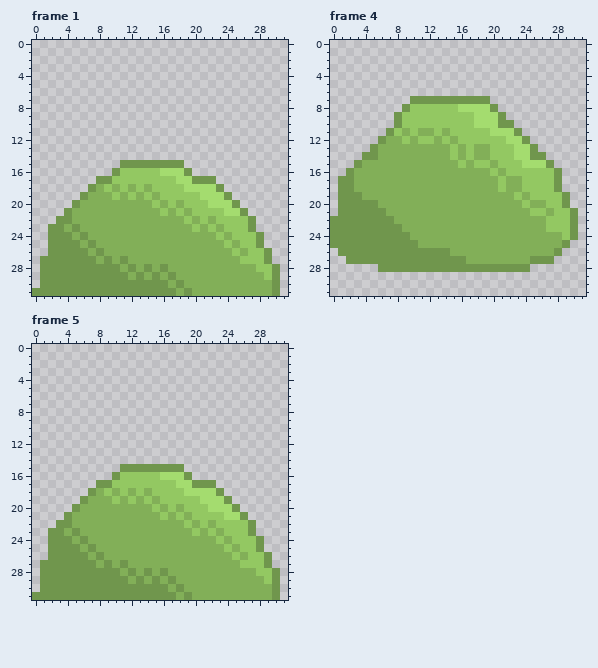
Two states of a pixel-art file, Content/Game/General/Entities/Enemies/Slime/Slime.aseprite. This is how it looked before the edit.
32x32 pixels, 5 frames. Colours within 5 levels of each other are drawn and written as one. Shown: frame 1, frame 4, frame 5. The commit also changed other frames, which this record leaves out.
The result:
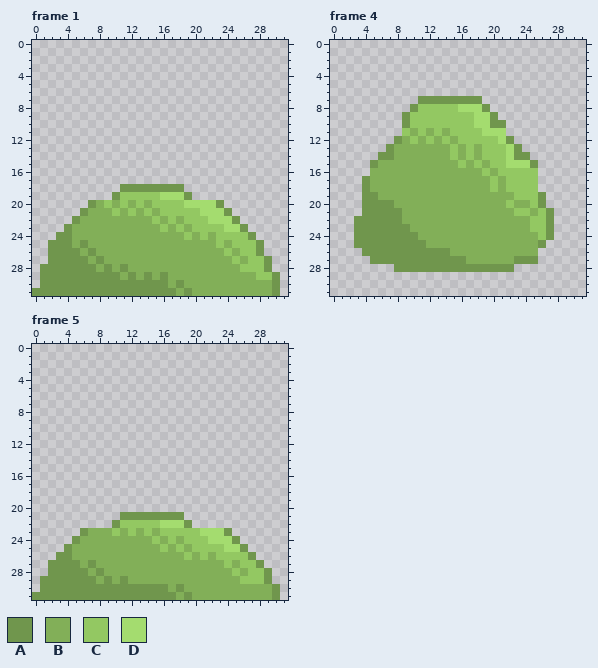
Palette (. is transparent): A #70964d  B #82af58  C #93c862  D #a4dc6f
The exact change:
Frame 1:
y 15: x 11..18 AAAAAAAA -> ........
y 16: x 10..19 ACCCCCDDDA -> ..........
y 17: x 8..22 AACCCCCCCCDDAAA -> ...............
y 18: x 7..23 ABCBCBCBCCCCDDDDA -> ....AAAAAAAA.....
y 19: x 6..11 ABBBCB -> ....AC; x 13 B -> C; x 15..24 BCCCCCDDDA -> CDDDA.....
y 20: x 5..7 ABB -> ..A; x 9 B -> C; x 11 B -> C; x 13 B -> C; x 16 B -> C; x 18..21 BCCC -> CDDD; x 23..25 DDA -> A..
y 21: x 4..6 ABB -> ..A; x 10 B -> C; x 12 B -> C; x 14 B -> C; x 17 B -> C; x 19 B -> C; x 21..26 CCCDDA -> DDDA..
y 22: x 3..5 AAB -> ..A; x 15 B -> C; x 17 B -> C; x 20 B -> C; x 22..27 BCCCCA -> DDDA..
y 23: x 2..5 AABA -> ..AB; x 16 B -> C; x 18 B -> C; x 21 B -> C; x 23..27 BCCCA -> CDDA.
y 24: x 2 A -> .; x 6 A -> B; x 19 B -> C; x 21 B -> C; x 24 B -> C; x 27..28 CA -> A.
y 25: x 5..7 ABA -> BAB; x 23..25 BCB -> CBC
y 26: x 6..8 ABA -> BAB; x 24..26 BCB -> CBC; x 28..29 CA -> A.
y 27: x 1 A -> .; x 7..9 ABA -> BAB; x 11 A -> B; x 25..26 BC -> CB
y 28: x 8 A -> B; x 10..12 ABA -> BAB; x 14 A -> B; x 16 A -> B; x 26..27 BB -> CC; x 29..30 CA -> A.
y 29: x 11..17 ABABABA -> BABABAB; x 28 B -> C
Frame 4:
y 7: x 10 A -> .; x 19 A -> .
y 8: x 9..10 AC -> .A; x 19..20 DA -> A.
y 9: x 8..9 AC -> .A; x 20..21 DA -> A.
y 10: x 8..9 AC -> .A; x 20 D -> A; x 22 A -> .
y 11: x 7..11 ACBCB -> ..CBC; x 19 C -> D; x 22..23 DA -> ..
y 12: x 6..11 ABBCBC -> ..ABCB; x 21..24 CDDA -> DA..
y 13: x 5..7 ABB -> ..A; x 19 B -> C; x 22..25 CDDA -> DA..
y 14: x 4..7 AABB -> ..AA; x 19 B -> C; x 22..26 CDDAA -> DAA..
y 15: x 3..5 ABB -> ..A; x 19..20 CB -> BC; x 22..23 CC -> DD; x 25..27 DDA -> A..
y 16: x 2..4 ABB -> ...; x 19..21 BCB -> CBC; x 26..28 CCA -> ...
y 17..18: x 1..4 AABB -> ...A; x 20..23 BCBB -> CBCC; x 26..28 CCA -> ...
y 19: x 1..5 AAABB -> ...AA; x 24 B -> C; x 26..29 CCCA -> A...
y 20: x 1..3 AAA -> ...; x 6..7 BB -> AA; x 22 B -> C; x 24..29 CBBCCA -> BCA...
y 21: x 1..3 AAA -> ...; x 7..8 BB -> AA; x 23..25 BBC -> CCB; x 27..30 BCCA -> A...
y 22: x 0..2 AAA -> ...; x 8 B -> A; x 25..30 BBCCCA -> CCA...
y 23: x 0..2 AAA -> ...; x 9 B -> A; x 25..30 BBCCCA -> CCA...
y 24: x 0..2 AAA -> ...; x 10 B -> A; x 26..30 BBBCA -> CA...
y 25: x 0..2 AAA -> ...; x 11 B -> A; x 26..29 BBBA -> A...
y 26: x 1..3 AAA -> ...; x 26..28 BBA -> ...
y 27: x 2..4 AAA -> ...; x 23..24 BB -> AA; x 26..27 AA -> ..
y 28: x 6..7 AA -> ..; x 23..24 AA -> ..
Frame 5:
y 15: x 11..18 AAAAAAAA -> ........
y 16: x 10..19 ACCCCCDDDA -> ..........
y 17: x 8..22 AACCCCCCCCDDAAA -> ...............
y 18: x 7..23 ABCBCBCBCCCCDDDDA -> .................
y 19: x 6..24 ABBBCBCBCBCCCCCDDDA -> ...................
y 20: x 5..25 ABBBBBBBBBCBCBCCCDDDA -> .....................
y 21: x 4..26 ABBBBBBBBBBBCBCBCCCCDDA -> .......AAAAAAAA........
y 22: x 3..27 AABBBBBBBBBBBBBBCBCBCCCCA -> .......ACCCCCDDDA........
y 23: x 2..6 AABAB -> ....A; x 10 B -> C; x 12 B -> C; x 14 B -> C; x 16..19 BBBB -> CCCC; x 21..27 BCBCCCA -> DDDA...
y 24: x 2..6 AAABA -> ...AB; x 15 B -> C; x 17 B -> C; x 19..28 BBBBCBCCCA -> CCCDDDA...
y 25: x 2..3 AA -> ..; x 5 A -> B; x 7 A -> B; x 16 B -> C; x 18 B -> C; x 20..28 BBBBCBCCA -> CCCCDDA..
y 26: x 2 A -> .; x 5..6 AA -> BB; x 8 A -> B; x 19 B -> C; x 21 B -> C; x 23..24 BB -> CC; x 26..29 BCCA -> CA..
y 27: x 1 A -> .; x 6 A -> B; x 9 A -> B; x 11 A -> B; x 24 B -> C; x 28..29 CA -> A.
y 28: x 1 A -> .; x 7 A -> B; x 9..10 AA -> BB; x 12 A -> B; x 14 A -> B; x 16 A -> B; x 25 B -> C; x 27 B -> C; x 29..30 CA -> A.
y 29: x 8 A -> B; x 10 A -> B; x 13 A -> B; x 15 A -> B; x 17 A -> B; x 26..30 BBBCA -> CCCA.
Where, in picture pixels (left, top, right, bottom), the same in both pictures:
changed: (40, 160, 280, 280)
changed: (330, 96, 426, 272)
changed: (482, 96, 578, 272)
changed: (40, 464, 280, 584)
